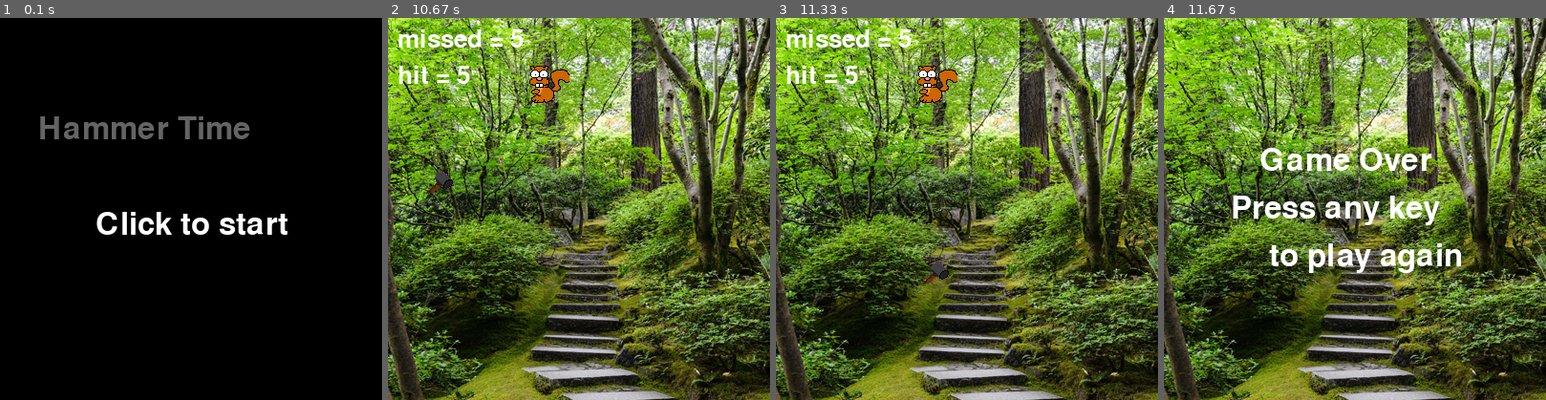
Above: before the commit, frames 1-4 (left to right).
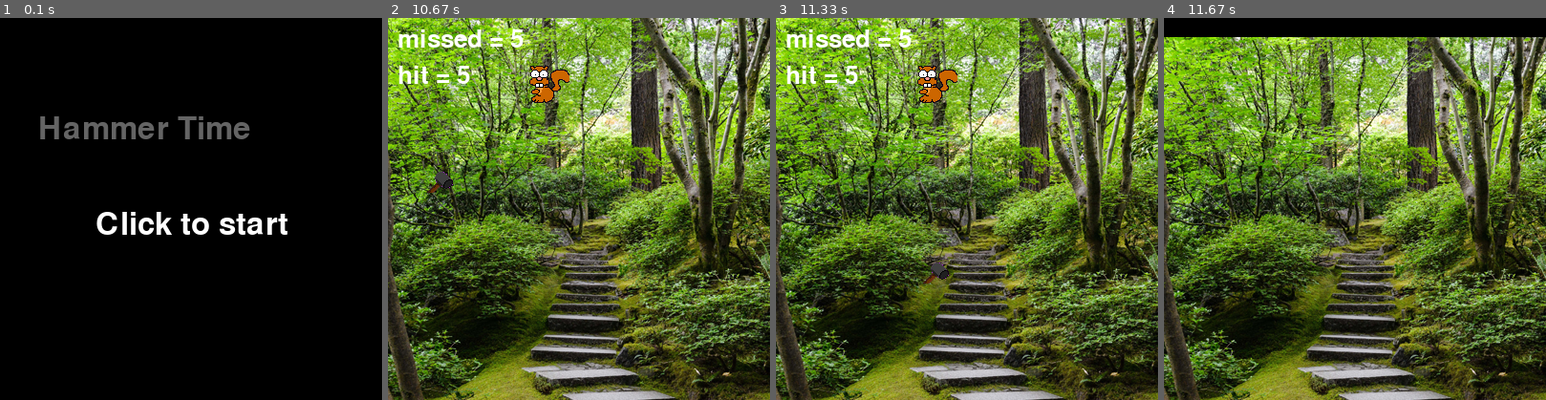
Above: after the commit, the same moments.

Repository: ihrom/HammerTimePygame
Game: pygame game, started from hammertime.py
The game is run twice, just before and just after one commit, with the same random seed, the same clock (stepped at 60 frames per second) and the same inputs.
Inputs (mouse positions are in pixels of both pictures, inside the frame that each line leads up to):
- Up to frame 1 (0.1 s): no input
- Up to frame 2 (10.67 s): click (579, 209) at 0.38 s; click (567, 144) at 3.3 s; click (525, 128) at 3.62 s; click (678, 174) at 3.95 s; click (697, 201) at 4.28 s; click (659, 140) at 4.62 s; click (468, 132) at 4.95 s; click (594, 193) at 5.28 s; click (468, 186) at 5.62 s; click (521, 319) at 5.95 s; click (464, 350) at 6.28 s; click (517, 86) at 6.62 s; click (540, 193) at 6.95 s; click (487, 109) at 7.28 s; click (647, 335) at 7.62 s; click (556, 94) at 7.95 s; click (510, 300) at 8.28 s; click (452, 128) at 8.62 s; click (701, 124) at 8.95 s; click (483, 170) at 9.28 s; click (693, 350) at 9.62 s; click (437, 327) at 9.95 s; click (624, 338) at 10.28 s; click (426, 170) at 10.62 s
- Up to frame 3 (11.33 s): click (921, 262) at 10.95 s
- Up to frame 4 (11.67 s): no input

Frames 1-3 are identical in both runs. In frame 4, 9.1% of the frame differs, in the area x 0-100%, y 0-67%.

Commit message:
game over screen

Diff:
--- a/hammertime.py
+++ b/hammertime.py
@@ -146,6 +146,7 @@
     squirrel_clock = None
     timer = 0
     setTime = 1000
+    rect_y = -400
 
     #--- Class methods ---
     # Set up game
@@ -157,6 +158,7 @@
         self.squirrel_clock = pygame.time.Clock()
         self.timer = 0
         self.setTime = random.randint(5000,6000)
+        self.rect_y = -400
 
         #Create background
         self.background = Background()
@@ -179,6 +181,16 @@
                     self.__init__()
         return False
 
+    def beginfader(self,screen,mainclock):
+        """Creates fading displays"""
+        fade_counter = 0
+        while fade_counter < 30:
+            self.background.image.set_alpha(30)
+            screen.blit(self.background.image,[0,0])
+            fade_counter += 1
+            pygame.display.flip()
+            mainclock.tick(10)
+
     def game_action(self):
         """ This methods runs for each frame loop """
 
@@ -212,13 +224,20 @@
         screen.blit(self.background.image,[0,0])
 
         if self.game_over:
-            endfont = pygame.font.SysFont(None, 48)
-            text1 = endfont.render("Game Over", True, WHITE)
-            screen.blit(text1,[(400/4), (400/3)])
-            text2 = endfont.render("Press any key", True, WHITE)
-            screen.blit(text2,[(400/4)-30, (400/3)+50])
-            text3 = endfont.render("to play again", True, WHITE)
-            screen.blit(text3,[(400/4)+10, (400/3)+100])
+            #screen.fill(BLACK)
+            if self.rect_y < 0:
+                pygame.draw.rect(screen, BLACK, [0,self.rect_y,400,400])
+                self.rect_y += 2
+
+            if self.rect_y == 0:
+                screen.fill(BLACK)
+                endfont = pygame.font.SysFont(None, 48)
+                text1 = endfont.render("Game Over", True, WHITE)
+                screen.blit(text1,[(400/4), (400/3)])
+                text2 = endfont.render("Press any key", True, WHITE)
+                screen.blit(text2,[(400/4)-30, (400/3)+50])
+                text3 = endfont.render("to play again", True, WHITE)
+                screen.blit(text3,[(400/4)+10, (400/3)+100])
 
         if not self.game_over:
             datafont = pygame.font.SysFont(None, 38)
@@ -254,14 +273,7 @@
 
     pygame.mouse.set_visible(False)
     game = Game()
-
-    fade_counter = 0
-    while fade_counter < 30:
-        game.background.image.set_alpha(30)
-        screen.blit(game.background.image,[0,0])
-        fade_counter += 1
-        pygame.display.flip()
-        gameclock.tick(10)
+    game.beginfader(screen,gameclock)
 
     while not done:
         done = game.process_events()
